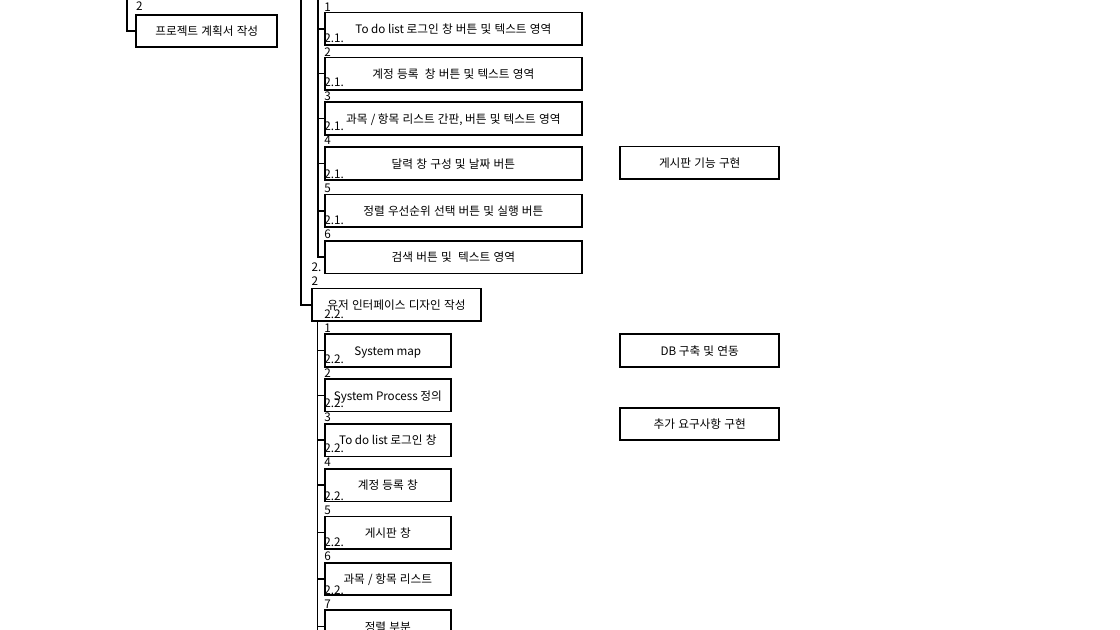
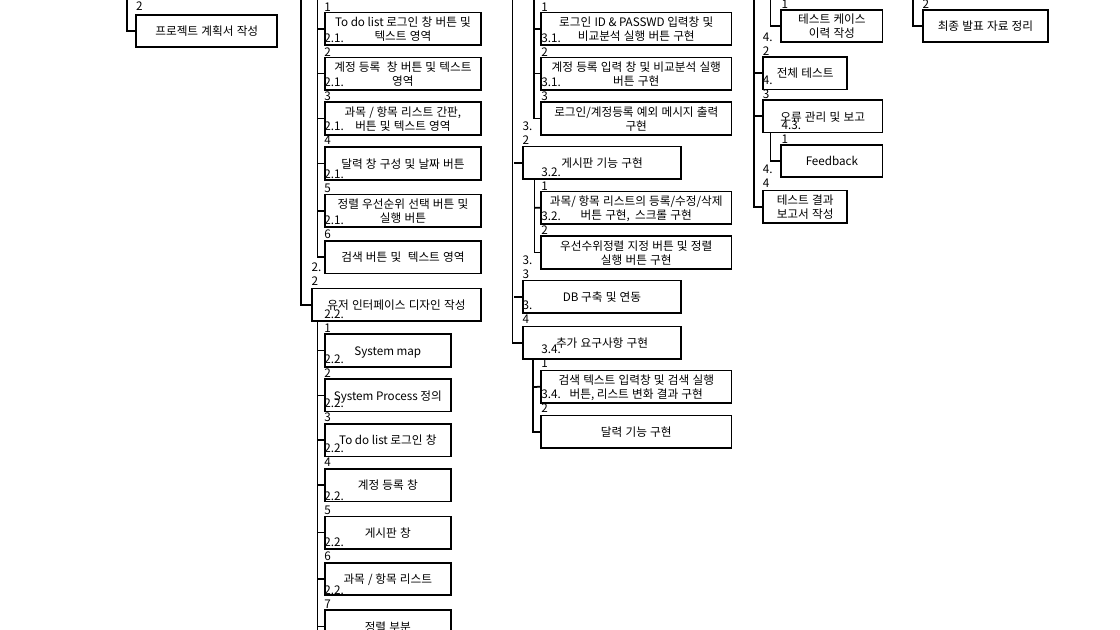
Before and after one commit to SE-admin/8, a slide deck: slide 1 of doc/2_ 프로젝트 계획서/WBS and pertchart.pptx (slide 2 before the commit). Drawn at 1120x630 pixels with LibreOffice and Linux fonts; fonts in the diff are those of the drawing. Boxes give left, top, right and bottom in pixels: in the first picture for what was removed or moved away, otherwise in the second. Text is boxed around its words. In the diff, an @@ line names an element or a change of style, - is before the commit and + after.

```diff
--- a/doc/2_ 프로젝트 계획서/WBS and pertchart.pptx
+++ b/doc/2_ 프로젝트 계획서/WBS and pertchart.pptx
@@ rectangle "To do list 로그인 창 ...": place and size @@
-rectangle "To do list 로그인 창 ..." at <box>325,13,582,45</box>
+rectangle "To do list 로그인 창 ..." at <box>325,13,481,45</box>
@@ group added at <box>503,0,1048,449</box>: 16 texts, 13 rectangles, 8 elbow lines, 8 lines @@
+로그인 ID & PASSWD 입력창 및 비교분석 실행 버튼 구현
+계정 등록 입력 창 및 비교분석 실행 버튼 구현
+로그인/계정등록 예외 메시지 출력 구현
+과목/ 항목 리스트의 등록/수정/삭제 버튼 구현, 스크롤 구현
+우선수위정렬 지정 버튼 및 정렬 실행 버튼 구현
+검색 텍스트 입력창 및 검색 실행 버튼, 리스트 변화 결과 구현
+달력 기능 구현
+3.2
+3.3
+3.4
+3.1.1
+3.1.2
+3.1.3
+3.2.1
+3.2.2
+3.4.1
+3.4.2
+테스트 케이스 이력 작성
+4.1.1
+전체 테스트
+4.2
+오류 관리 및 보고
+4.3
+테스트 결과 보고서 작성
+4.4
+Feedback
+4.3.1
+최종 발표 자료 정리
+5.2
@@ rectangle "계정 등록 창 버튼 및 ...": place and size @@
-rectangle "계정 등록 창 버튼 및 ..." at <box>325,57,582,90</box>
+rectangle "계정 등록 창 버튼 및 ..." at <box>325,57,481,90</box>
@@ rectangle "과목 / 항목 리스트 간판, ...": place and size @@
-rectangle "과목 / 항목 리스트 간판, ..." at <box>325,103,582,135</box>
+rectangle "과목 / 항목 리스트 간판, ..." at <box>325,103,481,135</box>
@@ rectangle "달력 창 구성 및 날짜 ...": place and size @@
-rectangle "달력 창 구성 및 날짜 ..." at <box>325,147,582,180</box>
+rectangle "달력 창 구성 및 날짜 ..." at <box>325,147,481,180</box>
@@ rectangle "게시판 기능 구현": place and size @@
-rectangle "게시판 기능 구현" at <box>621,146,780,179</box>
+rectangle "게시판 기능 구현" at <box>523,146,681,179</box>
@@ rectangle "정렬 우선순위 선택 버튼 및 ...": place and size @@
-rectangle "정렬 우선순위 선택 버튼 및 ..." at <box>325,195,582,228</box>
+rectangle "정렬 우선순위 선택 버튼 및 ..." at <box>325,195,481,228</box>
@@ rectangle "검색 버튼 및 텍스트 영역": place and size @@
-rectangle "검색 버튼 및 텍스트 영역" at <box>325,241,582,274</box>
+rectangle "검색 버튼 및 텍스트 영역" at <box>325,241,481,274</box>
@@ rectangle "DB 구축 및 연동": place and size @@
-rectangle "DB 구축 및 연동" at <box>621,334,780,367</box>
+rectangle "DB 구축 및 연동" at <box>523,281,681,313</box>
@@ rectangle "추가 요구사항 구현": place and size @@
-rectangle "추가 요구사항 구현" at <box>621,408,780,441</box>
+rectangle "추가 요구사항 구현" at <box>523,327,681,360</box>
```
Also in this commit, not shown: 2 other files.
